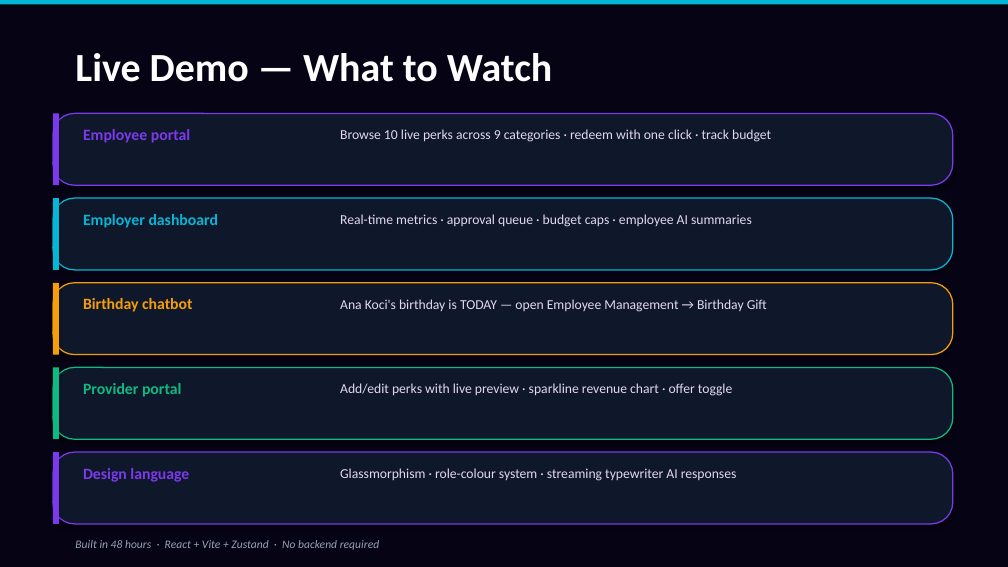
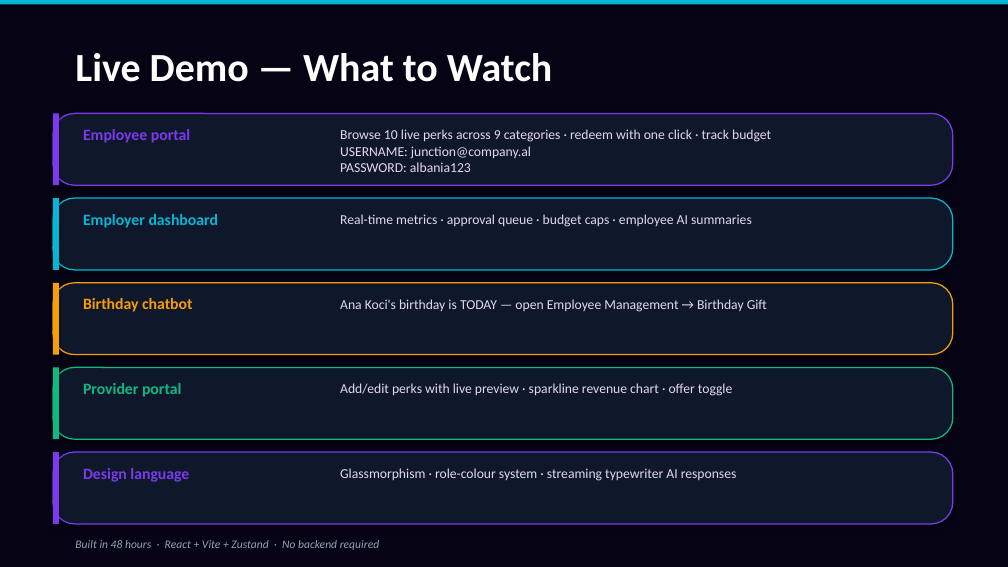
Before and after one commit to adunga07/perx, a slide deck: slide 8 of Perx_Presentation.pptx. Drawn at 1008x567 pixels with LibreOffice and Linux fonts; fonts in the diff are those of the drawing. Boxes give left, top, right and bottom in pixels: in the first picture for what was removed or moved away, otherwise in the second. Text is boxed around its words. In the diff, an @@ line names an element or a change of style, - is before the commit and + after.

Commit message:
Change Presentation

```diff
--- a/Perx_Presentation.pptx
+++ b/Perx_Presentation.pptx
@@ text at (340, 129, 771, 172): text changed @@
-Browse 10 live perks across 9 categories · redeem with one click · track budget
+Browse 10 live perks across 9 categories · redeem with one click · track budget
+USERNAME: junction@company.al
+PASSWORD: albania123
```
